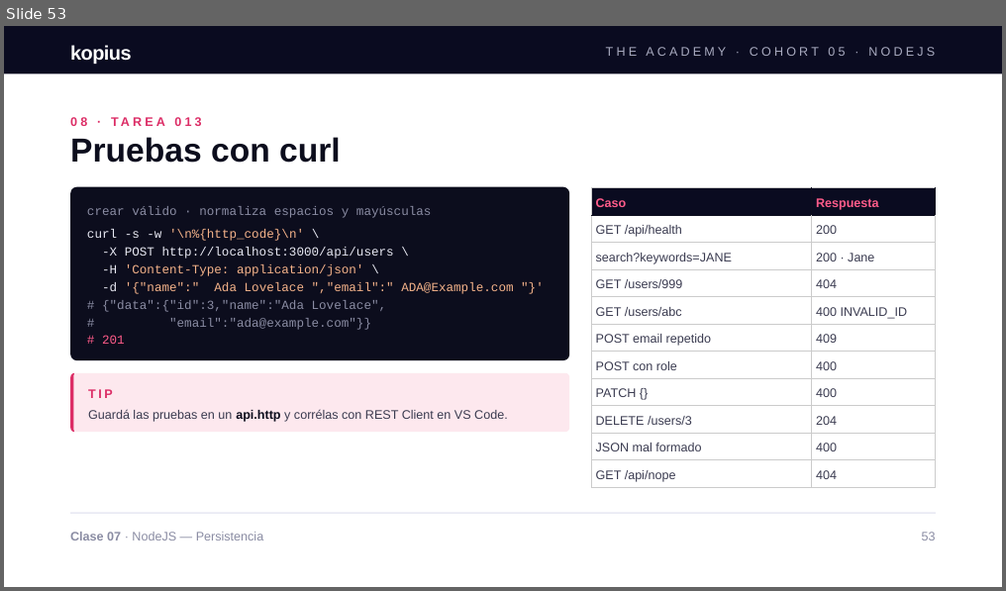
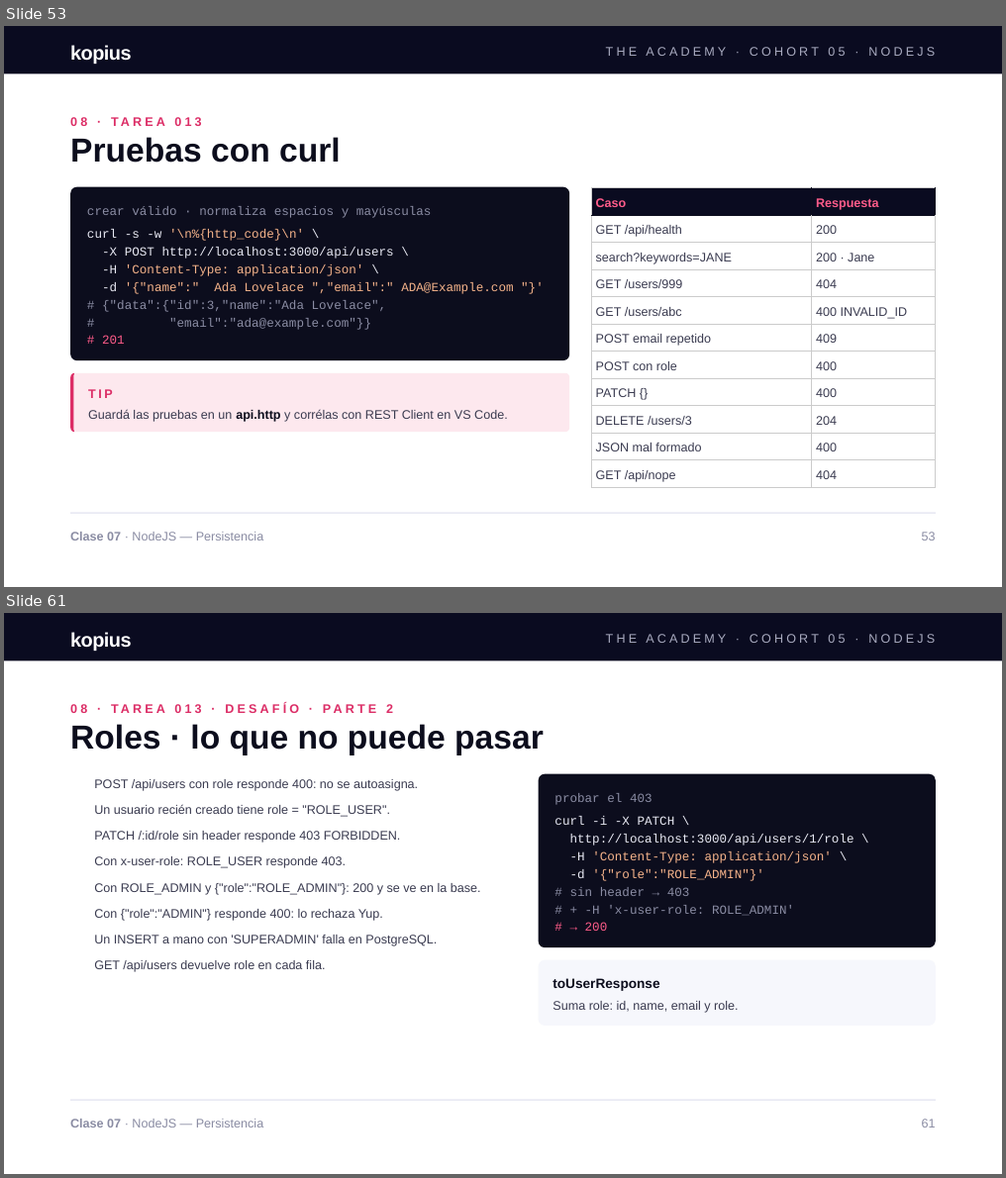
Before and after one commit to aduartekopiustech/node-fullstack-clase-07, a slide deck: docs/Clase_7_de_NodeJS.pptx. Shown one above the other, each under a label of ours: slide 53 before the commit, slides 53 and 61 after it; the slides between them are not shown. The pictures are 1006x591 and 1006x1178 pixels, drawn with LibreOffice and Linux fonts; fonts in the diff are those of the drawing; background and template pictures are left out. Boxes give left, top, right and bottom in pixels: in the first picture for what was removed or moved away, otherwise in the second. Text is boxed around its words. In the diff, an @@ line names an element or a change of style, - is before the commit and + after.

```diff
--- a/docs/Clase_7_de_NodeJS.pptx
+++ b/docs/Clase_7_de_NodeJS.pptx
@@ slide 61 added at (4, 613, 1002, 1174), background #FFFFFF @@
@@ rectangle added at (4, 613, 1002, 661), fill #0A0B20 @@
@@ text added at (70, 632, 131, 651), 19 pt, text #FFFFFF, bold @@
+kopius
@@ text added at (606, 634, 935, 643), 12 pt, text #A9ABC0 @@
+THE ACADEMY · COHORT 05 · NODEJS
@@ title added at (70, 724, 544, 756), 32 pt, text #0C0D1D, bold @@
+Roles · lo que no puede pasar
@@ text added at (386, 704, 393, 713), 12 pt, text #DC2D66, bold @@
+08 · TAREA 013 · DESAFÍO · PARTE 2
@@ text added at (94, 779, 418, 791), 12 pt, text #3A3B50 @@
+POST /api/users con role responde 400: no se autoasigna.
@@ rounded rectangle added at (539, 774, 936, 948), fill #0C0D1D @@
@@ text added at (94, 805, 390, 817), 12 pt, text #3A3B50 @@
+Un usuario recién creado tiene role = "ROLE_USER".
@@ text added at (554, 793, 652, 805), 12 pt, text #8A8CA3 @@
+probar el 403
@@ text added at (554, 816, 854, 931), 12 pt, text #E8E9F3 @@
+curl -i -X PATCH \
+http://localhost:3000/api/users/1/role \
+-H 'Content-Type: application/json' \
+-d '{"role":"ROLE_ADMIN"}'
+# sin header → 403
+# + -H 'x-user-role: ROLE_ADMIN'
+# → 200
@@ text added at (94, 831, 401, 843), 12 pt, text #3A3B50 @@
+PATCH /:id/role sin header responde 403 FORBIDDEN.
@@ text added at (94, 857, 346, 868), 12 pt, text #3A3B50 @@
+Con x-user-role: ROLE_USER responde 403.
@@ text added at (94, 883, 481, 895), 12 pt, text #3A3B50 @@
+Con ROLE_ADMIN y {"role":"ROLE_ADMIN"}: 200 y se ve en la base.
@@ text added at (94, 909, 383, 921), 12 pt, text #3A3B50 @@
+Con {"role":"ADMIN"} responde 400: lo rechaza Yup.
@@ text added at (94, 935, 437, 947), 12 pt, text #3A3B50 @@
+Un INSERT a mano con 'SUPERADMIN' falla en PostgreSQL.
@@ text added at (94, 960, 326, 972), 12 pt, text #3A3B50 @@
+GET /api/users devuelve role en cada fila.
@@ rounded rectangle added at (539, 960, 936, 1026), fill #F6F7FC @@
@@ text added at (552, 978, 659, 991), 13 pt, text #0C0D1D, bold @@
+toUserResponse
@@ text added at (552, 1001, 738, 1013), 12 pt, text #3A3B50 @@
+Suma role: id, name, email y role.
@@ line added from (70, 1100) to (936, 1100), #E8E9F3 1.5 pt @@
@@ text added at (70, 1119, 264, 1128), 12 pt, text #8A8CA3 @@
+Clase 07 · NodeJS — Persistencia
@@ text added at (922, 1119, 936, 1128), 12 pt, text #8A8CA3 @@
+61
```
Also in this commit, not shown: 17 slides changed, 5 other slides added, 1 slide removed.
